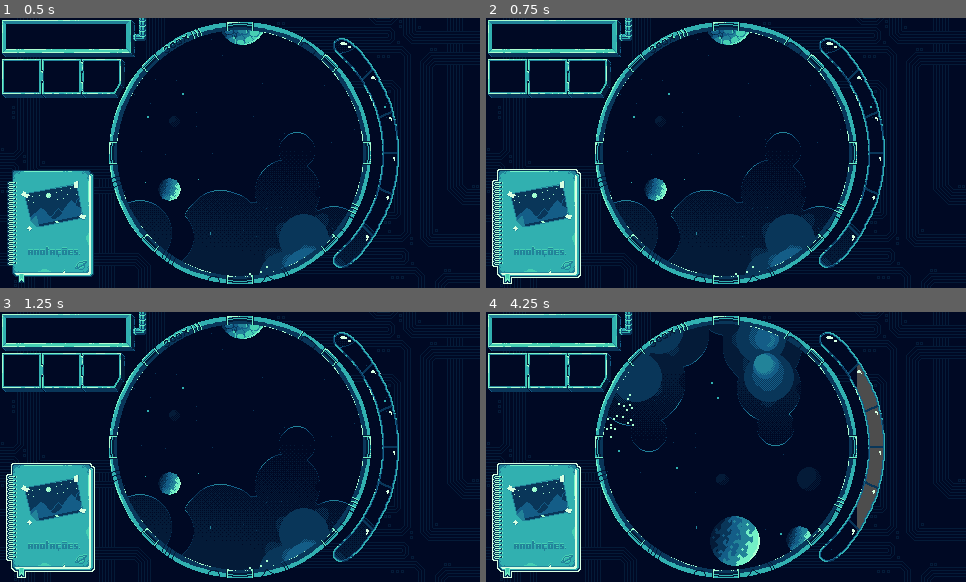
Above: before the commit, frames 1-4 (two rows, left to right).
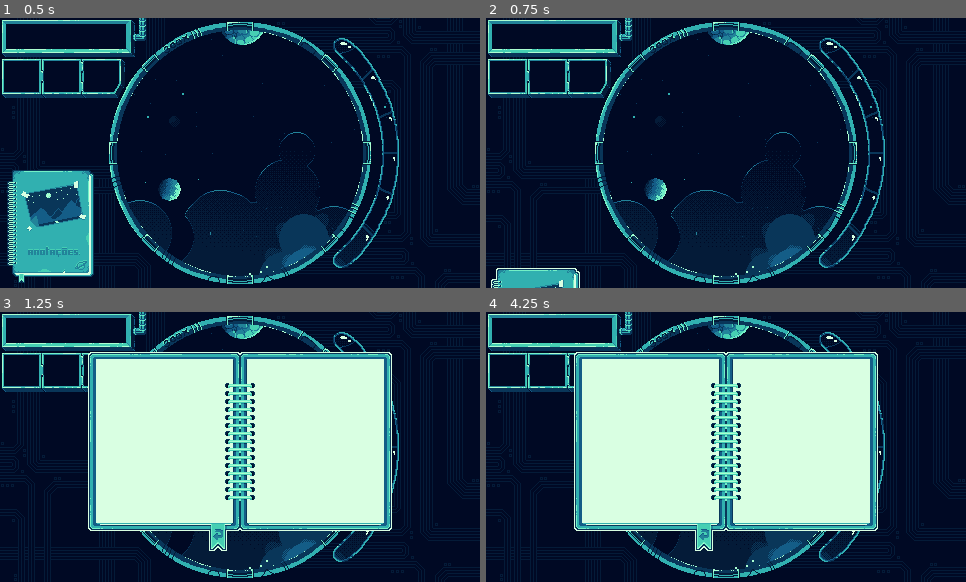
Above: after the commit, the same moments.

Repository: gdp-ufrj/stella
Game: Godot game, scene res://scenes/world.tscn
The game is run twice, just before and just after one commit, with the same random seed, the same clock (stepped at 60 frames per second) and the same inputs. The engine's default icon, where the game draws it, is replaced by a stand-in: a white triangle on a blue panel in a dark square.
Inputs (mouse positions are in pixels of both pictures, inside the frame that each line leads up to):
- Up to frame 1 (0.5 s): no input
- Up to frame 2 (0.75 s): click (538, 225) at 0.52 s
- Up to frame 3 (1.25 s): no input
- Up to frame 4 (4.25 s): hold D (right) 1.28-2.03 s; hold C (combine) 1.28-2.03 s; hold S (down) 2.03-2.78 s; tap Space (select) at 2.1, 3.6 s; hold D (right) 2.78-3.53 s; hold C (combine) 2.78-3.53 s; tap Enter at 3.5 s; hold W (up) from 3.53 s (still down)

Frame 1 is identical in both runs. In frame 2, 7.9% of the frame differs, in the area x 1-20%, y 55-100%; in frame 3, 49%; in frame 4, 52%, in the area x 1-83%, y 4-99%.

Commit message:
open and close book menu

Diff:
--- a/scenes/telescope.tscn
+++ b/scenes/telescope.tscn
@@ -9,10 +9,106 @@
 [ext_resource type="Texture2D" uid="uid://brtud6bb558dg" path="res://assets/hud/HUD_v2.png" id="7_nmidp"]
 [ext_resource type="FontFile" uid="uid://71j4oljo4i6m" path="res://assets/fonts/Pixeled.ttf" id="8_lvsta"]
 [ext_resource type="Texture2D" uid="uid://wqetntdq63yo" path="res://assets/hud/book_default.png" id="9_0rd6g"]
+[ext_resource type="Script" path="res://scripts/notebook.gd" id="9_uyyer"]
 [ext_resource type="Texture2D" uid="uid://llbkemprqkx6" path="res://assets/hud/book_hover.png" id="10_7tuov"]
+[ext_resource type="Texture2D" uid="uid://dp1rbki6iokm2" path="res://assets/hud/open_notebook.png" id="11_qn6rk"]
 
 [sub_resource type="CircleShape2D" id="CircleShape2D_3b5au"]
 radius = 122.0
+
+[sub_resource type="StyleBoxEmpty" id="StyleBoxEmpty_1gq5b"]
+
+[sub_resource type="StyleBoxEmpty" id="StyleBoxEmpty_mexgk"]
+
+[sub_resource type="Animation" id="Animation_qmcg2"]
+resource_name = "open_notebook_menu"
+length = 0.5
+tracks/0/type = "value"
+tracks/0/imported = false
+tracks/0/enabled = true
+tracks/0/path = NodePath("NotebookButton:position")
+tracks/0/interp = 1
+tracks/0/loop_wrap = true
+tracks/0/keys = {
+"times": PackedFloat32Array(0, 0.2),
+"transitions": PackedFloat32Array(1, 1),
+"update": 0,
+"values": [Vector2(6, 151), Vector2(5, 300)]
+}
+tracks/1/type = "value"
+tracks/1/imported = false
+tracks/1/enabled = true
+tracks/1/path = NodePath("Notebook:position")
+tracks/1/interp = 1
+tracks/1/loop_wrap = true
+tracks/1/keys = {
+"times": PackedFloat32Array(0.2, 0.5),
+"transitions": PackedFloat32Array(1, 1),
+"update": 0,
+"values": [Vector2(0, 270), Vector2(0, 0)]
+}
+
+[sub_resource type="Animation" id="Animation_hdoou"]
+length = 0.001
+tracks/0/type = "value"
+tracks/0/imported = false
+tracks/0/enabled = true
+tracks/0/path = NodePath("NotebookButton:position")
+tracks/0/interp = 1
+tracks/0/loop_wrap = true
+tracks/0/keys = {
+"times": PackedFloat32Array(0),
+"transitions": PackedFloat32Array(1),
+"update": 0,
+"values": [Vector2(6, 151)]
+}
+tracks/1/type = "value"
+tracks/1/imported = false
+tracks/1/enabled = true
+tracks/1/path = NodePath("Notebook:position")
+tracks/1/interp = 1
+tracks/1/loop_wrap = true
+tracks/1/keys = {
+"times": PackedFloat32Array(0),
+"transitions": PackedFloat32Array(1),
+"update": 0,
+"values": [Vector2(0, 270)]
+}
+
+[sub_resource type="Animation" id="Animation_sxmc0"]
+resource_name = "close_notebook_menu"
+length = 0.5
+tracks/0/type = "value"
+tracks/0/imported = false
+tracks/0/enabled = true
+tracks/0/path = NodePath("Notebook:position")
+tracks/0/interp = 1
+tracks/0/loop_wrap = true
+tracks/0/keys = {
+"times": PackedFloat32Array(0, 0.2),
+"transitions": PackedFloat32Array(1, 1),
+"update": 0,
+"values": [Vector2(0, 0), Vector2(0, 270)]
+}
+tracks/1/type = "value"
+tracks/1/imported = false
+tracks/1/enabled = true
+tracks/1/path = NodePath("NotebookButton:position")
+tracks/1/interp = 1
+tracks/1/loop_wrap = true
+tracks/1/keys = {
+"times": PackedFloat32Array(0.2, 0.5),
+"transitions": PackedFloat32Array(1, 1),
+"update": 0,
+"values": [Vector2(5, 300), Vector2(6, 151)]
+}
+
+[sub_resource type="AnimationLibrary" id="AnimationLibrary_mtcgk"]
+_data = {
+"RESET": SubResource("Animation_hdoou"),
+"close_notebook_menu": SubResource("Animation_sxmc0"),
+"open_notebook_menu": SubResource("Animation_qmcg2")
+}
 
 [node name="TelecospeLayer" type="CanvasLayer"]
 
@@ -79,15 +175,51 @@
 [node name="Item3" type="Sprite2D" parent="HUD/PuzzlePanel/InventoryIcons"]
 position = Vector2(100, 58)
 
-[node name="TextureButton" type="TextureButton" parent="HUD"]
-layout_mode = 0
+[node name="Notebook" type="Node" parent="HUD"]
+script = ExtResource("9_uyyer")
+
+[node name="NotebookButton" type="TextureButton" parent="HUD/Notebook"]
 offset_left = 6.0
 offset_top = 151.0
 offset_right = 95.0
-offset_bottom = 266.0
+offset_bottom = 266.001
 texture_normal = ExtResource("9_0rd6g")
 texture_pressed = ExtResource("10_7tuov")
 texture_hover = ExtResource("10_7tuov")
 
+[node name="Notebook" type="TextureRect" parent="HUD/Notebook"]
+anchors_preset = 15
+anchor_right = 1.0
+anchor_bottom = 1.0
+offset_top = 270.0
+offset_bottom = 270.0
+grow_horizontal = 2
+grow_vertical = 2
+texture = ExtResource("11_qn6rk")
+
+[node name="CloseButton" type="Button" parent="HUD/Notebook/Notebook"]
+layout_mode = 1
+anchors_preset = -1
+anchor_left = 0.431
+anchor_top = 0.778
+anchor_right = 0.475
+anchor_bottom = 0.889
+offset_left = 0.119995
+offset_top = -0.0600128
+offset_right = -1.52588e-05
+offset_bottom = -0.030014
+grow_horizontal = 2
+grow_vertical = 2
+theme_override_styles/pressed = SubResource("StyleBoxEmpty_1gq5b")
+theme_override_styles/focus = SubResource("StyleBoxEmpty_mexgk")
+flat = true
+
+[node name="AnimationPlayer" type="AnimationPlayer" parent="HUD/Notebook"]
+libraries = {
+"": SubResource("AnimationLibrary_mtcgk")
+}
+
 [connection signal="area_entered" from="HUD/TelescopeMask/Area2D" to="HUD/TelescopeMask" method="_on_area_2d_area_entered"]
 [connection signal="area_exited" from="HUD/TelescopeMask/Area2D" to="HUD/TelescopeMask" method="_on_area_2d_area_exited"]
+[connection signal="pressed" from="HUD/Notebook/NotebookButton" to="HUD/Notebook" method="_on_notebook_button_pressed"]
+[connection signal="pressed" from="HUD/Notebook/Notebook/CloseButton" to="HUD/Notebook" method="_on_close_button_pressed"]
--- a/scripts/background.gd
+++ b/scripts/background.gd
@@ -7,7 +7,8 @@
 	print(size)
 
 func _process(_delta):
-	move()
+	if GameStatus.current_state == GameStatus.GAME_STATE.EXPLORATION:
+		move()
 
 func move():
 	var input_direction = Input.get_vector("left", "right", "up", "down")
--- a/scripts/game_status.gd
+++ b/scripts/game_status.gd
@@ -1,11 +1,16 @@
 extends Node
 
+signal puzzle_completed(id : int)
+
+const IMAGE_LIMIT = 3
+enum GAME_STATE {
+	EXPLORATION,
+	NOTEBOOK,
+}
+
 @onready var inventory : Array[Constellation] = []
-
 var current_puzzle : Puzzle
-const IMAGE_LIMIT = 3
-
-signal puzzle_completed(id : int)
+var current_state : GAME_STATE = GAME_STATE.EXPLORATION
 
 func add_new_image(img : Constellation) -> bool:
 	if len(inventory) >= IMAGE_LIMIT: return false
@@ -30,3 +35,6 @@
 		set_current_puzzle(null)
 
 	empty_inventory()
+
+func change_state(new_state : GAME_STATE):
+	current_state = new_state
--- /dev/null
+++ b/scripts/notebook.gd
@@ -0,0 +1,12 @@
+extends Node
+
+@onready var animation_player : AnimationPlayer = $AnimationPlayer
+
+func _on_notebook_button_pressed():
+	animation_player.play("open_notebook_menu")
+	GameStatus.change_state(GameStatus.GAME_STATE.NOTEBOOK)
+
+
+func _on_close_button_pressed():
+	animation_player.play("close_notebook_menu")
+	GameStatus.change_state(GameStatus.GAME_STATE.EXPLORATION)
Binary file added: assets/hud/open_notebook.png
Not shown, added: assets/hud/open_notebook.png.import
Not shown: 1 places in scenes/telescope.tscn that only renumber resources
